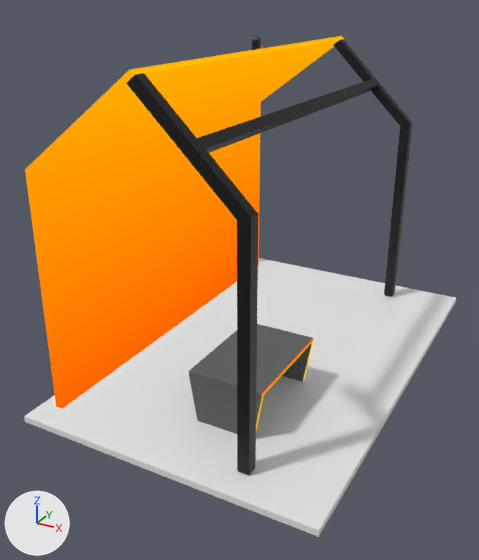
A saved change to the glTF model public/models/stand_bronce.glb.
Before and after are seen from a 50 mm camera at (1.42, -3.31, 2.08) aimed at (-0.37, -0.07, 0.46). Every picture has the same lights, and +X, +Y and +Z are marked at lower left. The first picture is the older version. Where no turn or scale is listed for an object, it has been applied to the vertices. Vertices at exactly the same position are counted once.
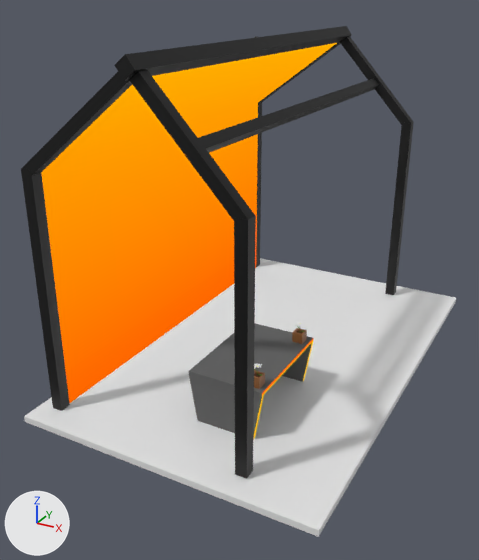
Location of each change, (x1, y1, x2, y2) in pixels of the pictures (479 x 560 px; the box of a moved part takes in the faces that stretch with it):
'Cube.002', moved: before (237, 214, 258, 475); after (234, 215, 256, 478)
'Cube.013', added (black): after (114, 26, 352, 81)
'Cube.011', added (black): after (21, 168, 70, 411)
'Cube.007', mesh turned, moved: before (127, 73, 258, 219); after (129, 70, 255, 220)
'Cube.008', added (black): after (22, 72, 132, 176)
'Cube.003', moved: before (384, 123, 412, 297); after (385, 122, 414, 295)
'Cube.006', mesh turned, moved: before (334, 39, 412, 125); after (340, 37, 413, 125)
'Cube.012', added (black): after (256, 102, 262, 267)
'Cube.005', added: after (259, 36, 350, 103)
'Cube.014', added: after (292, 328, 307, 344)
'Cube.015', added: after (254, 370, 265, 389)
'flower1', added: after (254, 363, 262, 376)
part 1 of me_cube_003, moved or reshaped: before (127, 39, 412, 219); after (129, 37, 413, 220)

The change, as a diff of the scene's bpy script:
```diff
--- a/public/models/stand_bronce.glb.py
+++ b/public/models/stand_bronce.glb.py
@@ me_cube_003 @@
 # used by ob_cube_006; location = (0.236, 1.108, 1.27); rotation_euler = (0.0, -0.797, 0.0), in degrees (0, -46, 0); scale = (-0.0288, -0.0288, -0.0288)
-me_cube_003.from_pydata(...)  # 8 vertices, 12 faces; spans x -1.0..1.0, y -1.0..1.0, z -24.6..1.0
+me_cube_003.from_pydata(...)  # 8 vertices, 12 faces; spans x -2.3..1.0, y -1.0..1.0, z -25.0..1.0
+# me_cube_003 part 1: the whole mesh is turned 2.8 degrees about the y axis through the mesh origin and scaled by 1.02
 me_cube_003.materials.append(mat_negro_soporte)
@@ me_cube_012 @@
+me_cube_012.from_pydata([(-1.0, -1.0, -27.7), (-1.1, -1.0, 1.2), (-1.0, 1.0, -27.7), (-1.1, 1.0, 1.2), (1.0, -1.0, -27.7), (0.9, -1.0, 1.2), (1.0, 1.0, -27.7), (0.9, 1.0, 1.2)], [], [(0, 1, 3), (0, 3, 2), (2, 3, 7), (2, 7, 6), (6, 7, 5), (6, 5, 4), (4, 5, 1), (4, 1, 0), (2, 6, 4), (2, 4, 0), (7, 3, 1), (7, 1, 5)])
+me_cube_012.materials.append(mat_negro_soporte_001)  # black #000000
@@ me_cube_009 @@
+me_cube_009.from_pydata([(-1.0, -1.0, -27.7), (-0.3, -1.0, 1.3), (-1.0, 1.0, -27.7), (-0.3, 1.0, 1.3), (1.0, -1.0, -27.7), (1.7, -1.0, 1.3), (1.0, 1.0, -27.7), (1.7, 1.0, 1.3)], [], [(0, 1, 3), (0, 3, 2), (2, 3, 7), (2, 7, 6), (6, 7, 5), (6, 5, 4), (4, 5, 1), (4, 1, 0), (2, 6, 4), (2, 4, 0), (7, 3, 1), (7, 1, 5)])
+me_cube_009.materials.append(mat_negro_soporte_001)  # black #000000
@@ ob_cube_002 @@
 ob_cube_002 = bpy.data.objects.new('Cube.002', me_cube_002)
-ob_cube_002.location = (0.246, -1.114, 0.044)
+ob_cube_002.location = (0.246, -1.137, 0.044)
 ob_cube_002.scale = (0.0311, 0.0311, 0.0311)
@@ ob_cube_003 @@
 ob_cube_003 = bpy.data.objects.new('Cube.003', me_cube_002)
-ob_cube_003.location = (0.246, 1.107, 0.044)
+ob_cube_003.location = (0.246, 1.138, 0.044)
 ob_cube_003.scale = (0.0311, 0.0311, 0.0311)
@@ ob_cube_006 @@
 ob_cube_006 = bpy.data.objects.new('Cube.006', me_cube_003)
-ob_cube_006.location = (0.236, 1.108, 1.27)
+ob_cube_006.location = (0.236, 1.139, 1.27)
 ob_cube_006.rotation_euler = (0.0, -0.797, 0.0)  # degrees (0, -46, 0)
@@ ob_cube_007 @@
 ob_cube_007 = bpy.data.objects.new('Cube.007', me_cube_003)
-ob_cube_007.location = (0.236, -1.114, 1.271)
+ob_cube_007.location = (0.236, -1.137, 1.271)
 ob_cube_007.rotation_euler = (0.0, -0.797, 0.0)  # degrees (0, -46, 0)
@@ ob_cube_014 @@
+ob_cube_014 = bpy.data.objects.new('Cube.014', me_cube_018)  # 16 vertices, 28 faces; spans x -1.0..1.0, y -1.0..1.0, z -1.0..1.0; in mat_material_005 (brown #8d5a2e)
+ob_cube_014.location = (0.153, -0.328, 0.335)
+ob_cube_014.scale = (-0.0296, -0.0296, -0.0296)
@@ ob_cube_005 @@
+ob_cube_005 = bpy.data.objects.new('Cube.005', me_cube_012)
+ob_cube_005.location = (-0.865, 1.139, 1.34)
+ob_cube_005.rotation_euler = (-0.00476, -0.934, -3.117)  # degrees (-0.3, -54, -179)
+ob_cube_005.scale = (-0.0288, -0.0288, -0.0288)
@@ ob_cube_015 @@
+ob_cube_015 = bpy.data.objects.new('Cube.015', me_cube_018)  # 16 vertices, 28 faces; spans x -1.0..1.0, y -1.0..1.0, z -1.0..1.0; in mat_material_005 (brown #8d5a2e)
+ob_cube_015.location = (0.153, -0.837, 0.335)
+ob_cube_015.scale = (-0.0296, -0.0296, -0.0296)
@@ ob_flower1 @@
+ob_flower1 = bpy.data.objects.new('flower1', me_plane_003)  # 170 vertices, 328 faces; spans x -0.208..0.205, y -0.213..0.253, z -0.459..0.151; in mat_color_palette (picture img_color_palette)
+ob_flower1.location = (0.154, -0.836, 0.401)
+ob_flower1.rotation_euler = (0.0, 0.0, -1.287)  # degrees (0, 0, -74)
+ob_flower1.scale = (0.11, 0.11, 0.11)
@@ ob_cube_013 @@
+ob_cube_013 = bpy.data.objects.new('Cube.013', me_cube_008.copy())  # the mesh of ob_cube_004
+ob_cube_013.location = (-0.25, -0.003, 1.807)
+ob_cube_013.rotation_euler = (0.0, -0.653, 0.0)  # degrees (0, -37, 0)
+ob_cube_013.scale = (-0.0352, -1.19, -0.0352)
@@ ob_cube_012 @@
+ob_cube_012 = bpy.data.objects.new('Cube.012', me_cube_010)  # 16 vertices, 28 faces; spans x -1.0..1.0, y -1.0..1.0, z -0.6..42.7; in mat_negro_soporte_001 (black #000000)
+ob_cube_012.location = (-0.886, 1.138, 0.028)
+ob_cube_012.rotation_euler = (0.0, 0.0, -3.121)  # degrees (0, 0, -179)
+ob_cube_012.scale = (0.0311, 0.0311, 0.0311)
@@ ob_cube_011 @@
+ob_cube_011 = bpy.data.objects.new('Cube.011', me_cube_010)  # 16 vertices, 28 faces; spans x -1.0..1.0, y -1.0..1.0, z -0.6..42.7; in mat_negro_soporte_001 (black #000000)
+ob_cube_011.location = (-0.876, -1.137, 0.003)
+ob_cube_011.rotation_euler = (0.0, 0.0, -3.121)  # degrees (0, 0, -179)
+ob_cube_011.scale = (0.0311, 0.0311, 0.0311)
@@ ob_cube_008 @@
+ob_cube_008 = bpy.data.objects.new('Cube.008', me_cube_009)
+ob_cube_008.location = (-0.87, -1.137, 1.342)
+ob_cube_008.rotation_euler = (-0.00476, -0.934, -3.117)  # degrees (-0.3, -54, -179)
+ob_cube_008.scale = (-0.0288, -0.0288, -0.0288)
```
